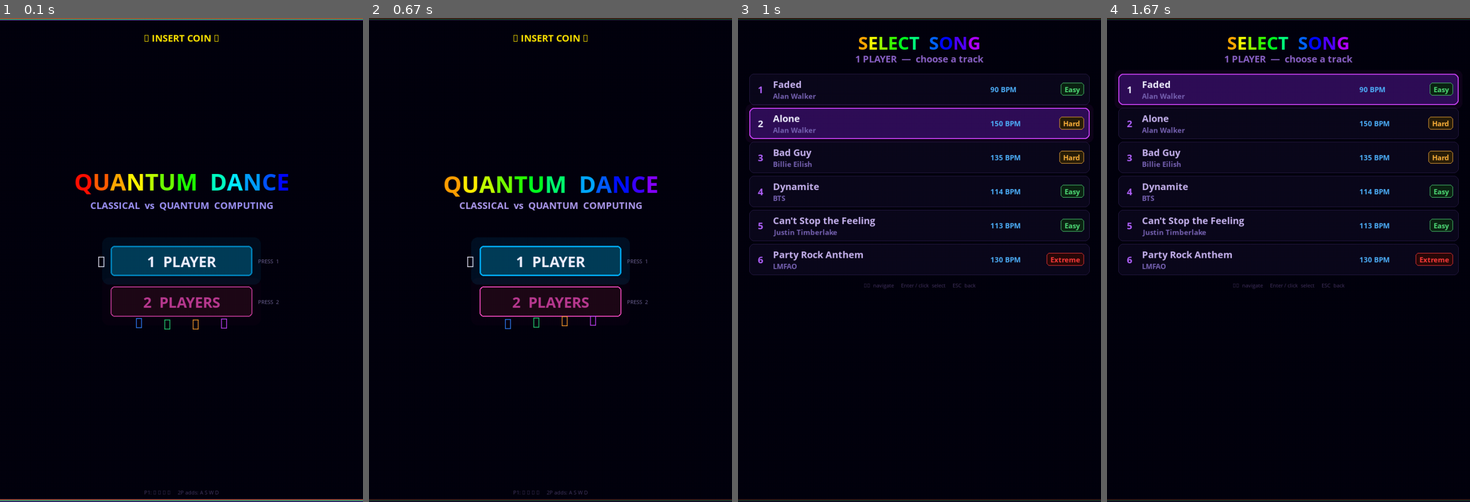
Above: before the commit, frames 1-4 (left to right).
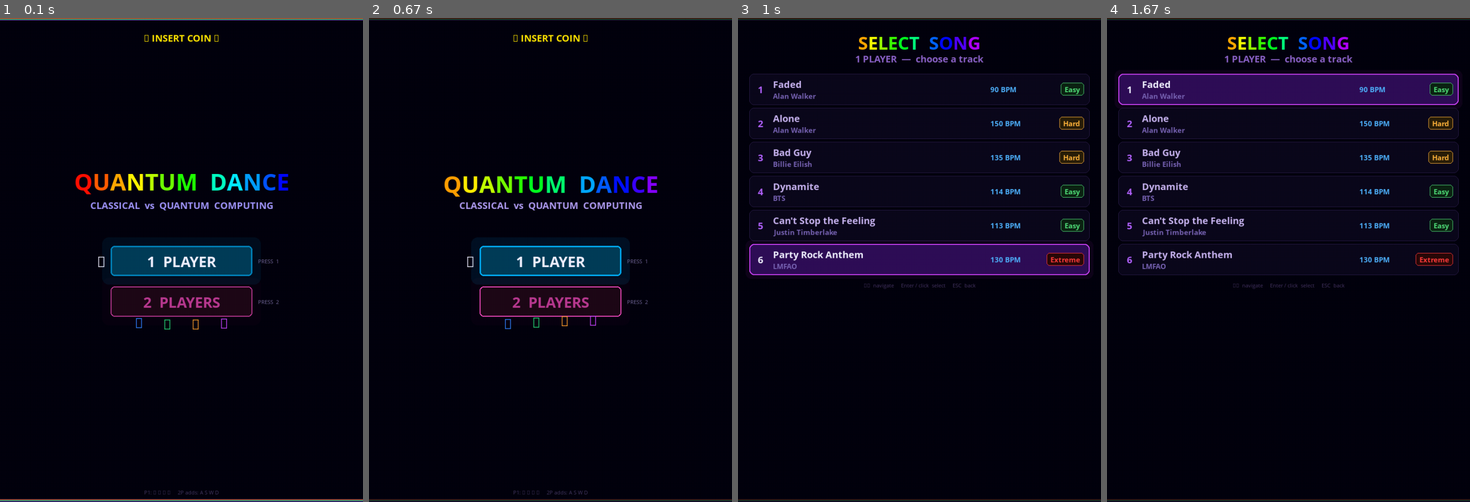
Above: after the commit, the same moments.

Repository: parzival1401/mobile_quantum-
Game: pygame game, started from dance_dance/quantum_optimized.py
Same seed, same stepped clock (60 frames per second), same inputs: the game is played once before the commit and once after it.
Inputs:
- Up to frame 1 (0.1 s): no input
- Up to frame 2 (0.67 s): type "ann" at 0.33 s
- Up to frame 3 (1 s): tap Enter at 0.67 s; hold Down from 0.9 s (still down)
- Up to frame 4 (1.67 s): release Down at 1.37 s; hold Up from 1.45 s (still down)

Frames 1-2 are identical in both runs. In frame 3, 12% of the frame differs, in the area x 3-97%, y 18-54%; in frame 4, nothing differs.

Commit message:
Invert UP/DOWN navigation in song select menu
Co-Authored-By: Claude Sonnet 4.6 <noreply@anthropic.com>

Diff:
--- a/dance_dance/quantum_optimized.py
+++ b/dance_dance/quantum_optimized.py
@@ -1804,9 +1804,9 @@
                     if event.key == pygame.K_ESCAPE:
                         game_state = GameState.MENU
                     elif event.key == pygame.K_UP:
+                        song_cursor = (song_cursor + 1) % len(SONGS)
+                    elif event.key == pygame.K_DOWN:
                         song_cursor = (song_cursor - 1) % len(SONGS)
-                    elif event.key == pygame.K_DOWN:
-                        song_cursor = (song_cursor + 1) % len(SONGS)
                     elif event.key == pygame.K_RETURN:
                         start_game(n_players, SONGS[song_cursor])
                     else:
@@ -1821,9 +1821,9 @@
                             start_game(n_players, SONGS[song_cursor])
                 elif event.type == pygame.JOYBUTTONDOWN:
                     if event.button == MAT_UP:
+                        song_cursor = (song_cursor + 1) % len(SONGS)
+                    elif event.button == MAT_DOWN:
                         song_cursor = (song_cursor - 1) % len(SONGS)
-                    elif event.button == MAT_DOWN:
-                        song_cursor = (song_cursor + 1) % len(SONGS)
                     elif event.button == MAT_START:
                         start_game(n_players, SONGS[song_cursor])
                     elif event.button == MAT_SELECT:
